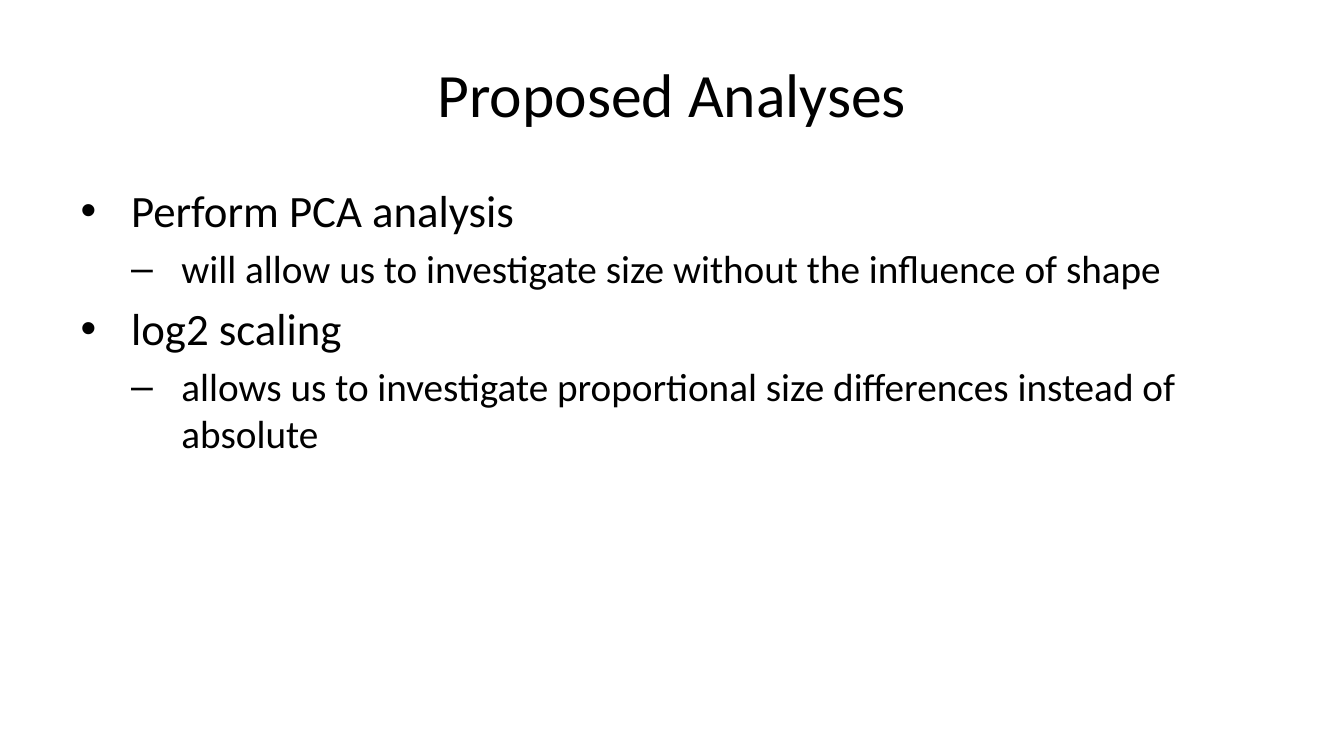
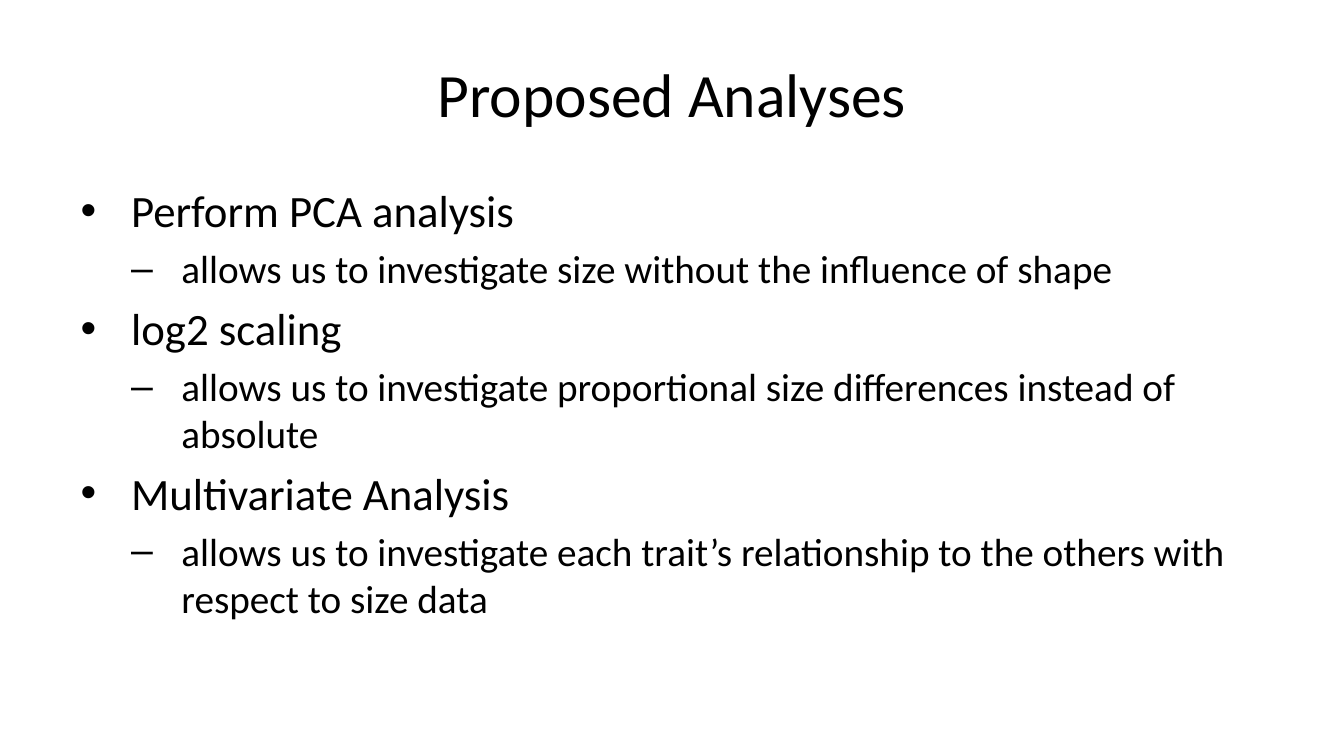
Before and after one commit to marabass/Dpro_CD_SD, a slide deck: slide 5 of SexDimDPro.pptx. Drawn at 1344x756 pixels with LibreOffice and Linux fonts; fonts in the diff are those of the drawing. Boxes give left, top, right and bottom in pixels: in the first picture for what was removed or moved away, otherwise in the second. Text is boxed around its words. In the diff, an @@ line names an element or a change of style, - is before the commit and + after.

```diff
--- a/SexDimDPro.pptx
+++ b/SexDimDPro.pptx
@@ text at bbox=[181, 255, 1112, 290]: text changed @@
-  – will allow us to investigate size without the influence of shape
+  – allows us to investigate size without the influence of shape
@@ text at bbox=[131, 479, 1225, 620]: paragraphs added @@
+• Multivariate Analysis
+  – allows us to investigate each trait’s relationship to the others with respect to size data
```
Also in this commit, not shown: 1 other file.
